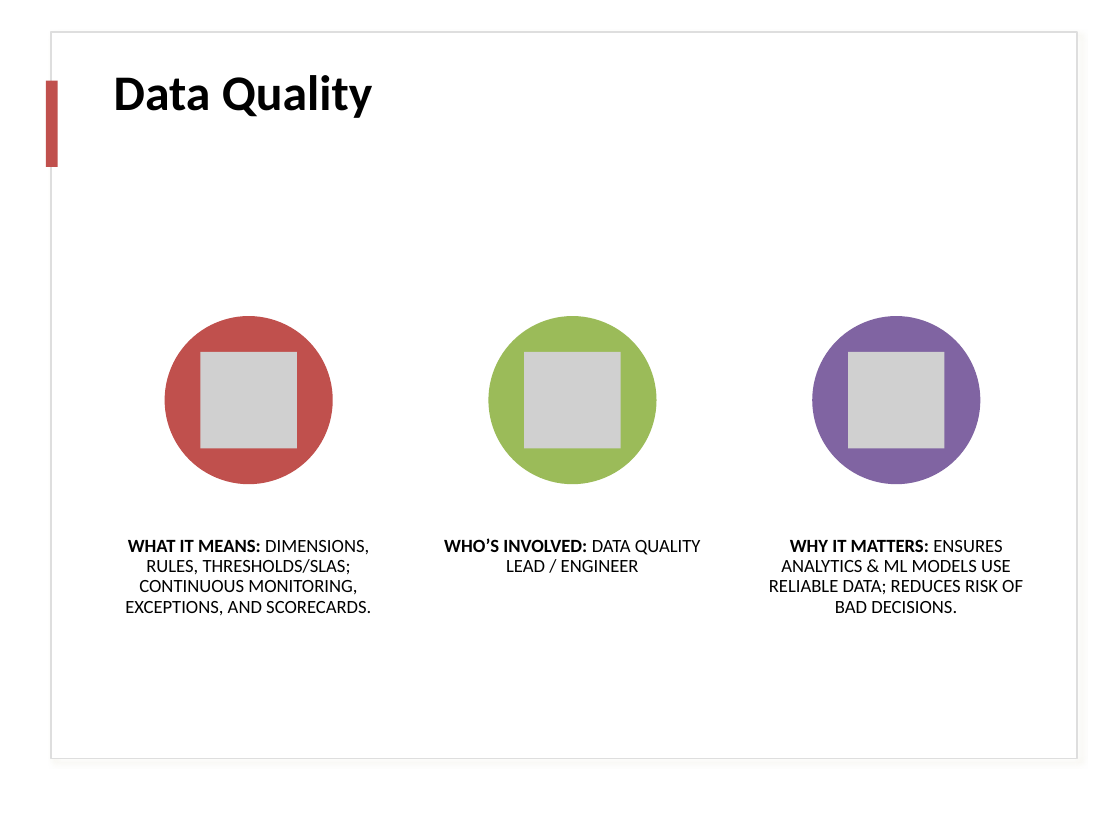
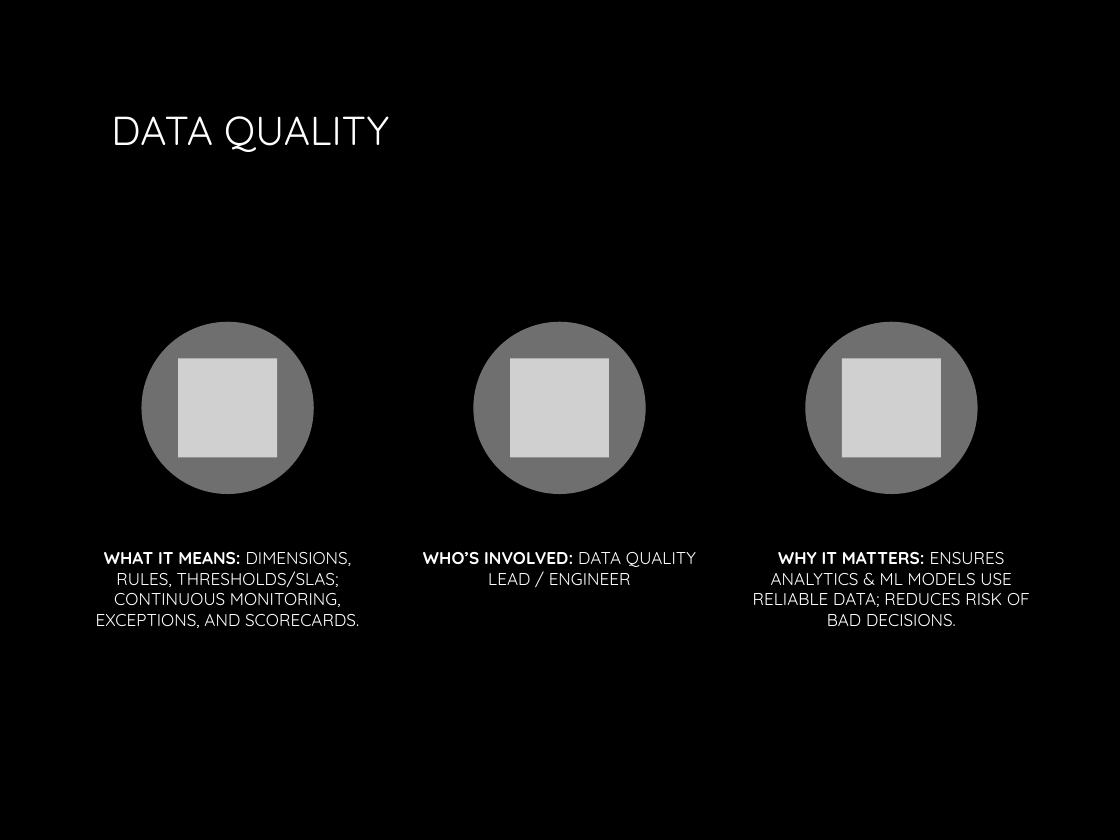
Before and after one commit to mokhayesh/aldin-accelerators, a slide deck: slide 5 of docs/_assets/data-governance-deck.pptx. Drawn at 1120x840 pixels with LibreOffice and Linux fonts; fonts in the diff are those of the drawing; grey boxes stand for pictures; background and template pictures are left out. Boxes give left, top, right and bottom in pixels: in the first picture for what was removed or moved away, otherwise in the second. Text is boxed around its words. In the diff, an @@ line names an element or a change of style, - is before the commit and + after.

```diff
--- a/docs/_assets/data-governance-deck.pptx
+++ b/docs/_assets/data-governance-deck.pptx
@@ background #FFFFFF to picture (left out) @@
@@ rectangle removed at [52,31,1077,758] @@
@@ rectangle removed at [46,81,57,167] @@
@@ title at [111,116,389,152]: text changed; size 32 to 26 pt; font Calibri to Quicksand; text colour #000000 to gradient #FFFFFF to #BFBFBF; bold off @@
-Data Quality
+DATA QUALITY
@@ ellipse: place and size @@
-ellipse at [165,316,333,484]
+ellipse at [141,321,314,494]
@@ ellipse at [141,321,314,494]: fill #C0504D to #6F6F6F @@
@@ ellipse: place and size @@
-ellipse at [488,316,656,484]
+ellipse at [474,321,646,494]
@@ ellipse at [474,321,646,494]: fill #9BBB59 to #6F6F6F @@
@@ ellipse: place and size @@
-ellipse at [812,316,980,484]
+ellipse at [805,321,978,494]
@@ ellipse at [805,321,978,494]: fill #8064A2 to #6F6F6F @@
@@ picture: place and size @@
-picture at [200,352,297,448]
+picture at [178,358,277,457]
@@ picture: place and size @@
-picture at [524,352,620,448]
+picture at [510,358,608,457]
@@ picture: place and size @@
-picture at [848,352,944,448]
+picture at [842,358,941,457]
@@ size 12 to 11 pt, font Calibri to Quicksand, text colour #000000 to #FFFFFF; line spacing 0.9 to 1 in 3 elements at [753,552,1030,626], [423,552,696,585], [96,552,359,628] @@
@@ text "WHAT IT MEANS: DIMENSIONS, RULES, ...": place and size @@
-text "WHAT IT MEANS: DIMENSIONS, RULES, ..." at [125,539,371,615]
+text "WHAT IT MEANS: DIMENSIONS, RULES, ..." at [96,552,359,628]
@@ text "WHO’S INVOLVED: DATA QUALITY LEAD ...": place and size @@
-text "WHO’S INVOLVED: DATA QUALITY LEAD ..." at [444,538,701,572]
+text "WHO’S INVOLVED: DATA QUALITY LEAD ..." at [423,552,696,585]
@@ text "WHY IT MATTERS: ENSURES ANALYTICS ...": place and size @@
-text "WHY IT MATTERS: ENSURES ANALYTICS ..." at [769,539,1023,613]
+text "WHY IT MATTERS: ENSURES ANALYTICS ..." at [753,552,1030,626]
```
Also in this commit, not shown: 10 other slides changed, 9 other files.
